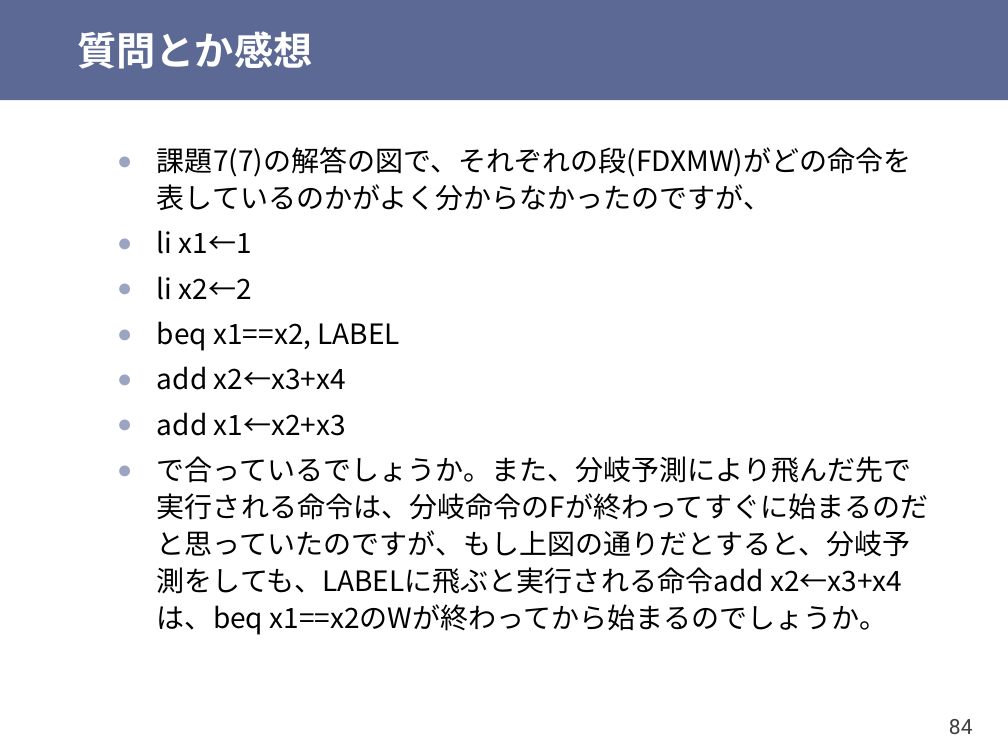
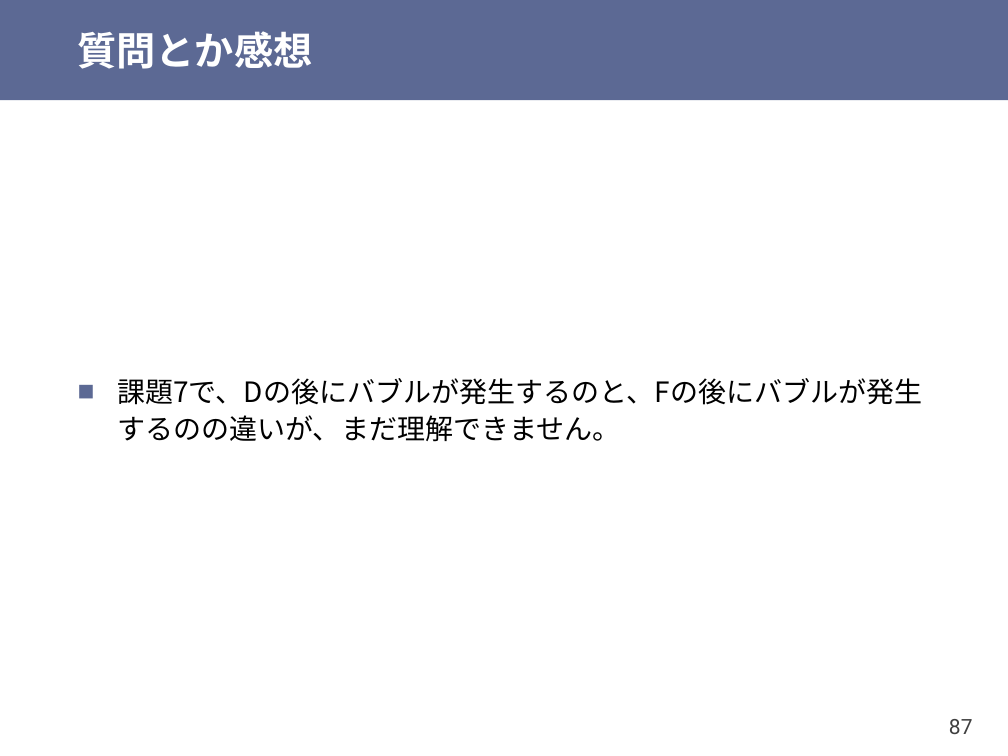
Before and after one commit to shioyadan/otya-computer-architecture-i, a slide deck: slide 87 of cai-shioya-09.pptx (slide 84 before the commit). Drawn at 1008x756 pixels with LibreOffice and Linux fonts; fonts in the diff are those of the drawing. Boxes give left, top, right and bottom in pixels: in the first picture for what was removed or moved away, otherwise in the second. Text is boxed around its words. In the diff, an @@ line names an element or a change of style, - is before the commit and + after.

```diff
--- a/cai-shioya-09.pptx
+++ b/cai-shioya-09.pptx
@@ text at (x1=117, y1=378, x2=922, y2=442): text changed @@
-  ● 課題7(7)の解答の図で、それぞれの段(FDXMW)がどの命令を表しているのかがよく分からなかったのですが、
-  ● li x1←1
-  ● li x2←2
-  ● beq x1==x2, LABEL
-  ● add x2←x3+x4
-  ● add x1←x2+x3
-  ● で合っているでしょうか。また、分岐予測により飛んだ先で実行される命令は、分岐命令のFが終わってすぐに始まるのだと思っていたのですが、もし上図の通りだとすると、分岐予測をしても、LABELに飛ぶと実行される命令add x2←x3+x4は、beq x1==x2のWが終わってから始まるのでしょうか。
+■ 課題7で、Dの後にバブルが発生するのと、Fの後にバブルが発生するのの違いが、まだ理解できません。
@@ page number at (x1=949, y1=719, x2=973, y2=734): text changed @@
-84
+87
```
Also in this commit, not shown: 22 other slides changed, 1 slide added, 9 slides removed, 1 other file.
